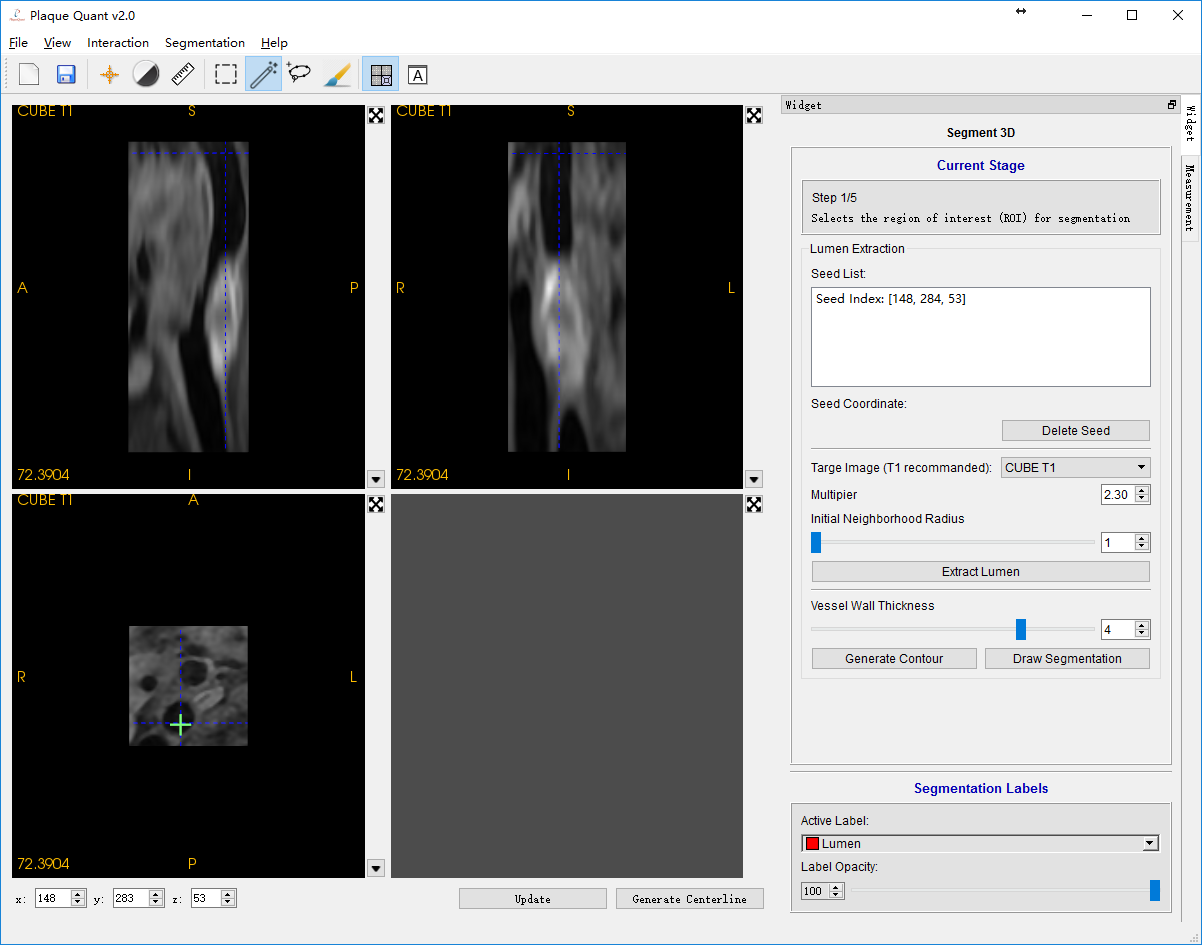
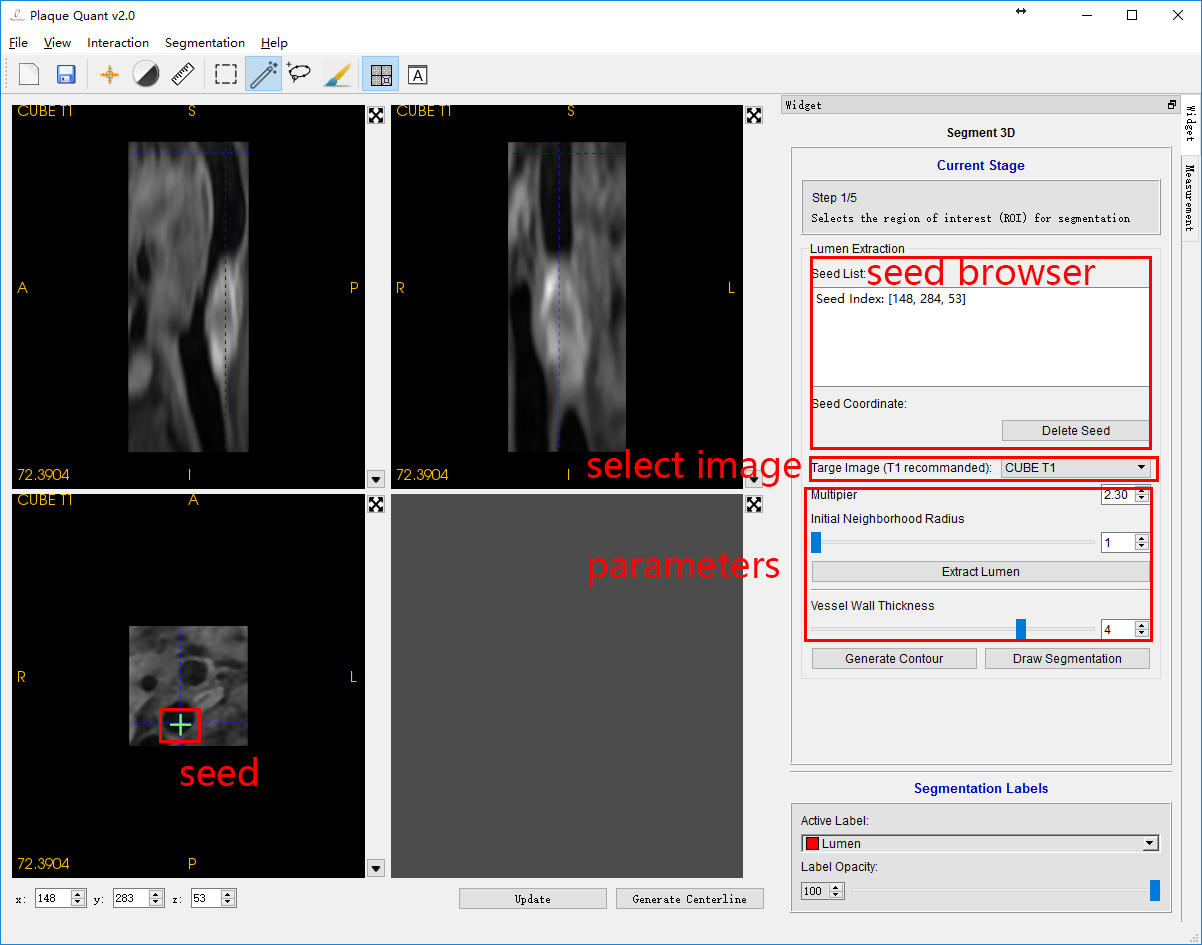
Revision of a layered (1202, 945) image; what changed, layer by layer:
added layer "parameters" above "矩形 4" over left=589, top=552, right=780, bottom=587
added layer "矩形 4" above "select image" over left=804, top=487, right=1153, bottom=642
added layer "select image" above "矩形 3" over left=588, top=449, right=801, bottom=487
added layer "矩形 3" above "seed browser" over left=809, top=456, right=1159, bottom=482
added layer "seed browser" above "矩形 2" over left=868, top=256, right=1096, bottom=285
added layer "矩形 2" above "seed" over left=810, top=256, right=1152, bottom=450
added layer "seed" above "矩形 1" over left=181, top=757, right=257, bottom=786
added layer "矩形 1" above "图层 1" over left=159, top=708, right=201, bottom=743
